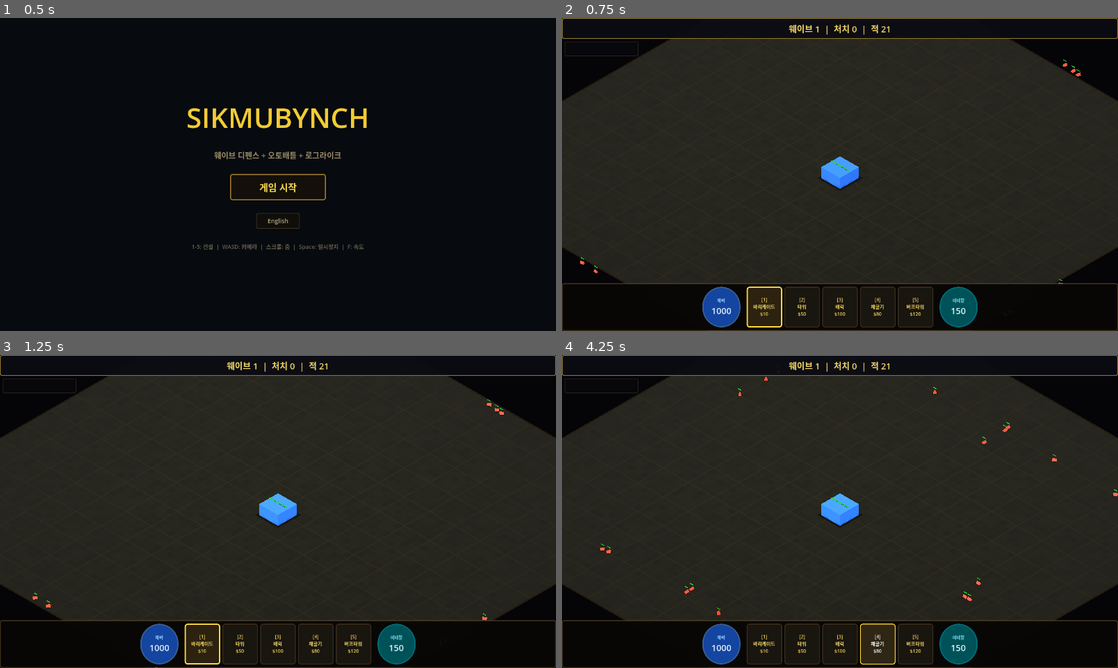
Above: before the commit, frames 1-4 (two rows, left to right).
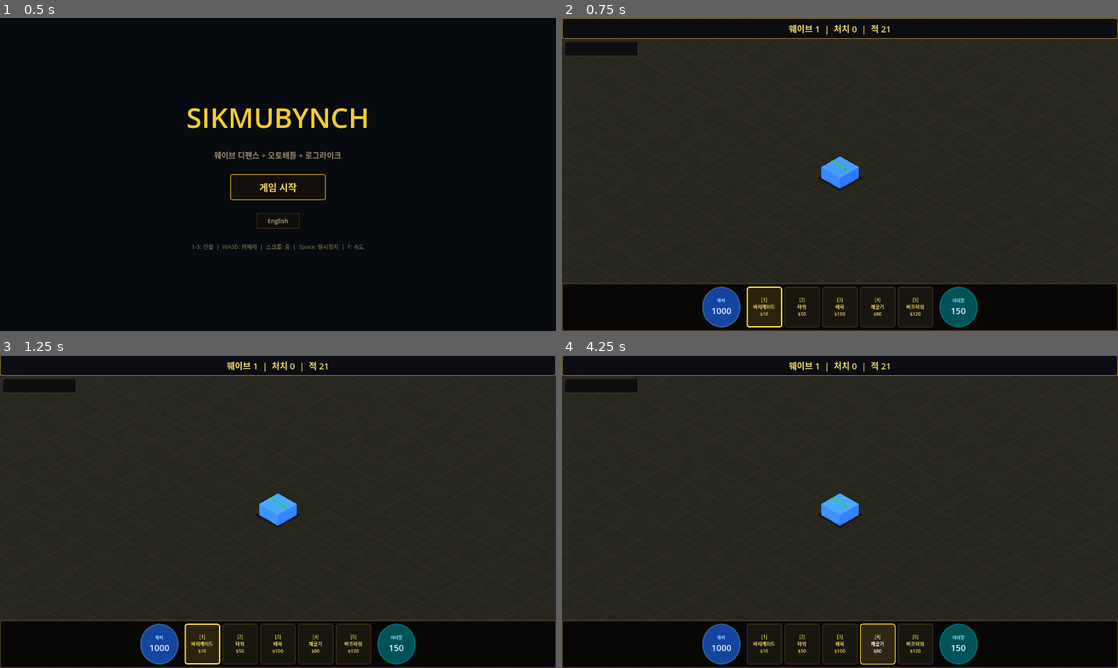
Above: after the commit, the same moments.

Repository: kingkingburger/sikmubynch
Game: Godot game, scene res://scenes/main/title.tscn
Same seed, same stepped clock (60 frames per second), same inputs: the game is played once before the commit and once after it. Sound files missing from this copy of the repository are replaced by a short silence.
Inputs:
- Up to frame 1 (0.5 s): no input
- Up to frame 2 (0.75 s): click "게임 시작" at 0.5 s
- Up to frame 3 (1.25 s): no input
- Up to frame 4 (4.25 s): click "[1] 바리케이드 $10" at 1.25 s; click "[2] 타워 $50" at 2 s; click "[3] 배럭 $100" at 2.75 s; click "[4] 채굴기 $80" at 3.5 s

Frame 1 is identical in both runs. In frame 2, 4.5% of the frame differs, in the area x 0-100%, y 0-100%; in frame 3, 4.6%; in frame 4, 4.7%.

Commit message:
맵 확장 64→256: 거점 확장형 대규모 맵 기반 구축
- MAP_SIZE 256, HQ (128,128) 중앙 배치
- FlowField/SpatialGrid 256 대응 (셀 8.0, 그리드 32x32)
- 카메라 줌 최대 120, 팬 범위 256
- 지면 셰이더 256 스케일, 스폰 256 경계
- Ouroboros 기획 문서 작성 완료 (docs/ouroboros/2026-03-25-map-expansion/)

Co-Authored-By: Claude Opus 4.6 (1M context) <noreply@anthropic.com>

Diff:
--- a/project/autoloads/flow_field.gd
+++ b/project/autoloads/flow_field.gd
@@ -1,6 +1,6 @@
 extends Node
 
-const MAP_SIZE := 64
+const MAP_SIZE := 256
 const DIRECTIONS := [
 	Vector2i(1, 0), Vector2i(-1, 0), Vector2i(0, 1), Vector2i(0, -1),
 	Vector2i(1, 1), Vector2i(1, -1), Vector2i(-1, 1), Vector2i(-1, -1)
--- a/project/autoloads/spatial_grid.gd
+++ b/project/autoloads/spatial_grid.gd
@@ -1,11 +1,11 @@
 extends Node
 
 ## 공간 분할 그리드 — O(N²) → O(N) 근접 탐색
-## 64x64 맵을 CELL_SIZE 단위 셀로 분할. 엔티티는 자기 셀에 등록.
+## 256x256 맵을 CELL_SIZE 단위 셀로 분할. 엔티티는 자기 셀에 등록.
 ## 근접 탐색 시 인접 셀만 검색하여 O(N*k) (k = 셀 내 평균 엔티티 수)
 
-const CELL_SIZE := 4.0  # 4x4 단위 셀 → 16x16 그리드
-const GRID_W := 16      # 64 / 4
+const CELL_SIZE := 8.0  # 8x8 단위 셀 → 32x32 그리드
+const GRID_W := 32      # 256 / 8
 
 # 그룹별 그리드: { "enemies": { Vector2i: [node, ...] }, "units": { ... } }
 var _grids: Dictionary = {}
--- a/project/scenes/main/game.gd
+++ b/project/scenes/main/game.gd
@@ -3,7 +3,7 @@
 const RewardCard := preload("res://scripts/data/reward_card.gd")
 const TraitData := preload("res://scripts/data/trait_data.gd")
 
-const MAP_SIZE := 64
+const MAP_SIZE := 256
 const WAVE_INTERVAL := 10.0
 
 # Scenes
@@ -63,11 +63,11 @@
 var _awaiting_choice: bool = false
 
 # Camera control
-var _cam_center := Vector2(32.0, 32.0)
+var _cam_center := Vector2(128.0, 128.0)
 var _cam_zoom: float = 35.0
 const CAM_SPEED := 25.0
 const CAM_ZOOM_MIN := 18.0
-const CAM_ZOOM_MAX := 70.0
+const CAM_ZOOM_MAX := 120.0
 const CAM_DIST := 50.0
 
 # Drag build
@@ -269,7 +269,7 @@
 uniform vec3 ground_mid : source_color = vec3(0.10, 0.11, 0.08);
 uniform vec3 grid_color : source_color = vec3(0.14, 0.16, 0.10);
 uniform vec3 chunk_color : source_color = vec3(0.18, 0.14, 0.08);
-uniform float map_size = 64.0;
+uniform float map_size = 256.0;
 
 float hash(vec2 p) {
 	return fract(sin(dot(p, vec2(127.1, 311.7))) * 43758.5453);
@@ -347,13 +347,13 @@
 func _setup_hq() -> void:
 	var hq_scene := load("res://scenes/buildings/hq.tscn") as PackedScene
 	_hq = hq_scene.instantiate() as BaseBuilding
-	_hq.position = Vector3(32.5, 0.0, 32.5)
+	_hq.position = Vector3(128.5, 0.0, 128.5)
 	_hq.add_to_group("buildings")
 	add_child(_hq)
 
 	for dx in 3:
 		for dz in 3:
-			var cell := Vector2i(31 + dx, 31 + dz)
+			var cell := Vector2i(127 + dx, 127 + dz)
 			building_grid[cell] = _hq
 
 func _setup_ghost() -> void:
@@ -918,7 +918,7 @@
 	var enemy_count := int(base_count * count_multiplier * EventManager.get_challenge_enemy_mult())
 
 	var templates := _create_enemy_templates(wave_num)
-	var hq_pos := Vector3(32.5, 0.0, 32.5)
+	var hq_pos := Vector3(128.5, 0.0, 128.5)
 	var field := FlowField.get_field()
 
 	# Queue enemies for gradual spawning instead of all at once
@@ -1241,18 +1241,18 @@
 	var orb: Node3D = mineral_orb_scene.instantiate()
 	orb.position = pos + Vector3(0.0, 0.3, 0.0)
 	orb.set("amount", amount)
-	orb.set("target_position", Vector3(32.5, 0.5, 32.5))
+	orb.set("target_position", Vector3(128.5, 0.5, 128.5))
 	add_child(orb)
 
 func _on_minerals_changed(_amount: int) -> void:
 	_update_hud()
 
 func _recalculate_flow_field() -> void:
-	# HQ occupies 3x3 at (31,31)-(33,33), use center cells as targets
+	# HQ occupies 3x3 at (127,127)-(129,129), use center cells as targets
 	var targets: Array = []
 	for dx in 3:
 		for dz in 3:
-			targets.append(Vector2i(31 + dx, 31 + dz))
+			targets.append(Vector2i(127 + dx, 127 + dz))
 	FlowField.recalculate(targets)
 	# Update existing enemies with new field
 	var field := FlowField.get_field()
--- a/project/scenes/units/unit.gd
+++ b/project/scenes/units/unit.gd
@@ -519,8 +519,8 @@
 		randf_range(-PATROL_RADIUS, PATROL_RADIUS)
 	)
 	var point := spawn_origin + offset
-	point.x = clampf(point.x, 1.0, 63.0)
-	point.z = clampf(point.z, 1.0, 63.0)
+	point.x = clampf(point.x, 1.0, 255.0)
+	point.z = clampf(point.z, 1.0, 255.0)
 	point.y = 0.0
 	return point
 
